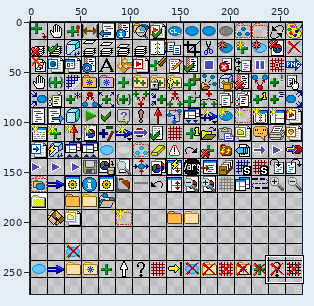
Edited in one commit: sprite sheet (Delivery/studio/bitmaps/png/studio_icon_matrix.png). Above, an overview of the earlier version with the close-up marked.
Close-up. Before:
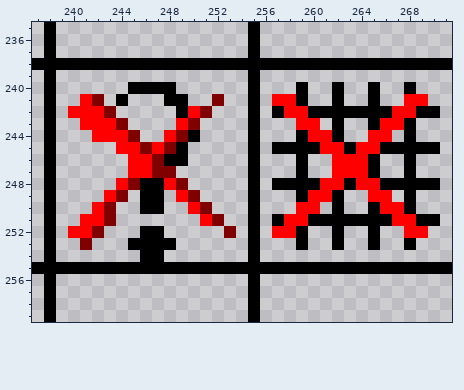
The file is 272x272 pixels. Colours within 5 levels of each other are drawn and written as one. Shown: x 237..271, y 235..259. The commit also changed other parts of the picture, which this record leaves out.
After the commit:
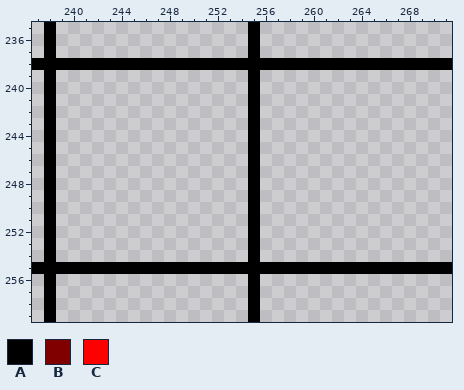
Palette (. is transparent): A #000000  B #800000  C #ff0000
The exact change:
The author cleared colour A in row 240 at x 245 to 248, 259, 262, 265 and 268; in row 241 at x 244, 248 to 249, 259, 262 and 265; in row 242 at x 249, 257, 260 to 266 and 269 to 270; in row 243 at x 262, 265 and 268; in row 244 at x 250, 259, 262 and 268; in row 245 at x 249, 257 to 260, 263 and 266 to 270.
The author cleared colour A in row 246 at x 248 to 249, 259, 265 and 268; in row 247 at x 259, 265 and 268; in row 248 at x 246 to 247, 257 to 260, 263 and 266 to 270; in row 249 at x 246 to 247, 259, 262 and 268; in row 250 at x 246 to 247, 262, 265 and 268; in row 251 at x 257, 260 to 266 and 269 to 270.
The author cleared colour A in row 252 at x 246 to 247, 259, 262 and 265; in row 253 at x 245 to 248, 259, 262, 265 and 268; in row 254 at x 246 to 247.
The author cleared colour B in row 241 at x 242 and 252; in row 242 at x 243 and 251; in row 243 at x 244 and 250; in row 244 at x 245 and 249; in row 245 at x 246 and 248; in row 246 at x 247.
The author cleared colour B in row 247 at x 247 to 248; in row 248 at x 245 and 249; in row 249 at x 244 and 250; in row 250 at x 243 and 251; in row 251 at x 243 and 252; in row 252 at x 242 and 253.
The author cleared colour B in row 253 at x 241.
The author cleared colour C in row 241 at x 241, 257 to 258 and 268 to 269; in row 242 at x 240 to 242, 250, 258 to 259 and 267 to 268; in row 243 at x 241 to 243, 249, 259 to 260 and 266 to 267; in row 244 at x 242 to 244, 248, 260 to 261 and 265 to 266; in row 245 at x 244 to 245, 247, 261 to 262 and 264 to 265; in rows 246 to 247 at x 245 to 246 and 262 to 264.
The author cleared colour C in row 248 at x 244, 248, 261 to 262 and 264 to 265; in row 249 at x 243, 249, 260 to 261 and 265 to 266; in row 250 at x 242, 250, 259 to 260 and 266 to 267; in row 251 at x 241 to 242, 251, 258 to 259 and 267 to 268; in row 252 at x 240 to 241, 257 to 258 and 268 to 269.
